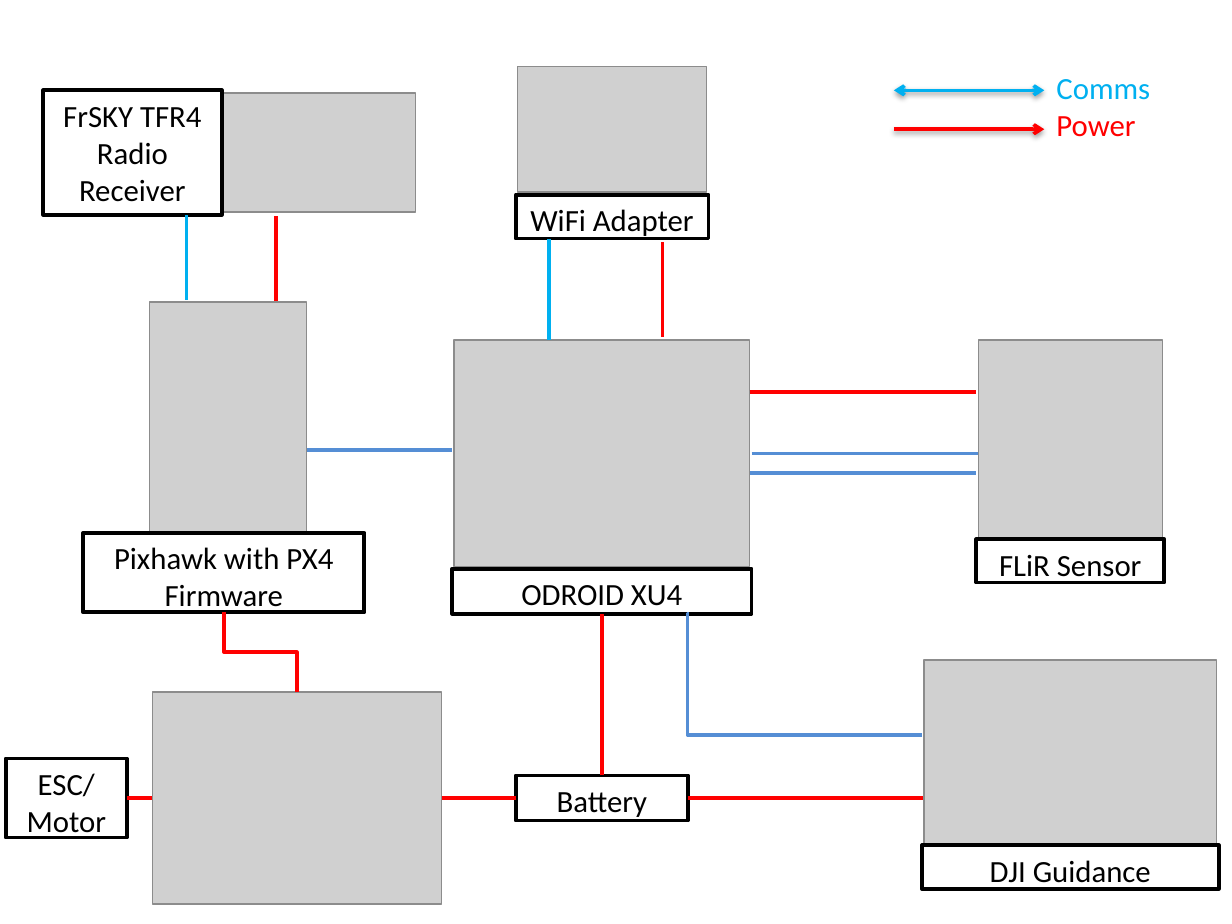
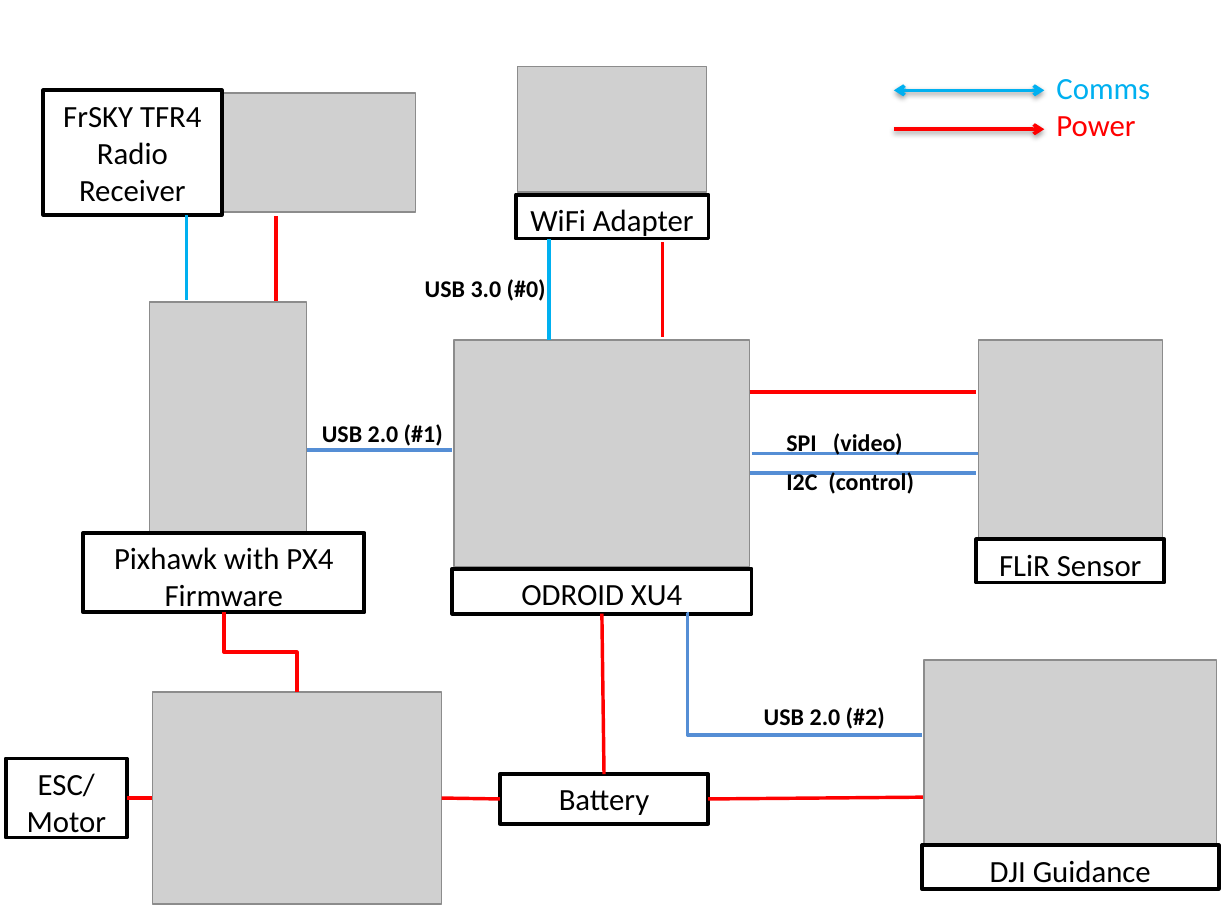
Before and after one commit to dtbinh/FlyNet, a slide deck: slide 5 of Presentations/frew_approved_block_diagrams.pptx. Drawn at 1232x924 pixels with LibreOffice and Linux fonts; fonts in the diff are those of the drawing; grey boxes stand for pictures; background and template pictures are left out. Boxes give left, top, right and bottom in pixels: in the first picture for what was removed or moved away, otherwise in the second. Text is boxed around its words. In the diff, an @@ line names an element or a change of style, - is before the commit and + after.

```diff
--- a/Presentations/frew_approved_block_diagrams.pptx
+++ b/Presentations/frew_approved_block_diagrams.pptx
@@ text added at box(425, 279, 546, 301), 14 pt, text #000000, bold @@
+USB 3.0 (#0)
@@ text added at box(322, 424, 443, 449), 14 pt, text #000000, bold @@
+USB 2.0 (#1)
@@ text added at box(786, 433, 914, 494), 14 pt, text #000000, bold @@
+SPI (video)
+I2C (control)
@@ text added at box(764, 707, 885, 729), 14 pt, text #000000, bold @@
+USB 2.0 (#2)
@@ rectangle "Battery": place and size @@
-rectangle "Battery" at box(516, 775, 689, 821)
+rectangle "Battery" at box(500, 774, 708, 823)
@@ line moved from (441, 798) - (516, 798) to (441, 798) - (500, 800) @@
@@ line moved from (687, 798) - (986, 798) to (708, 800) - (987, 797) @@
```
Also in this commit, not shown: 1 other slide changed, 1 other file.
